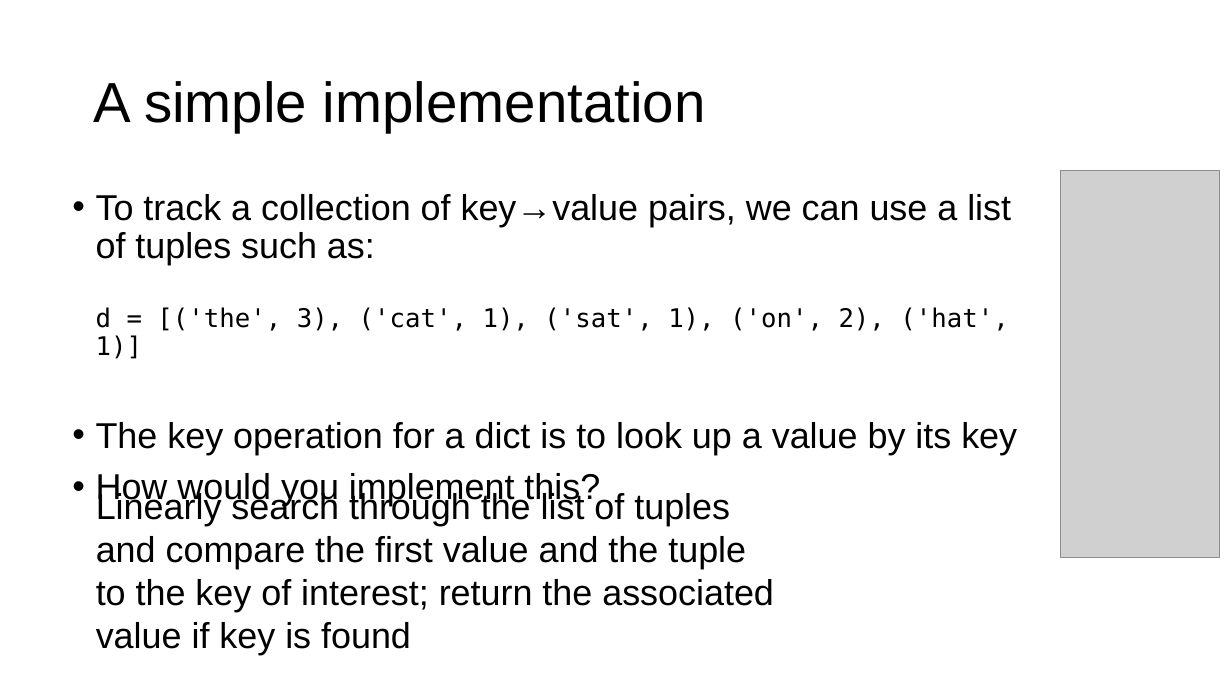
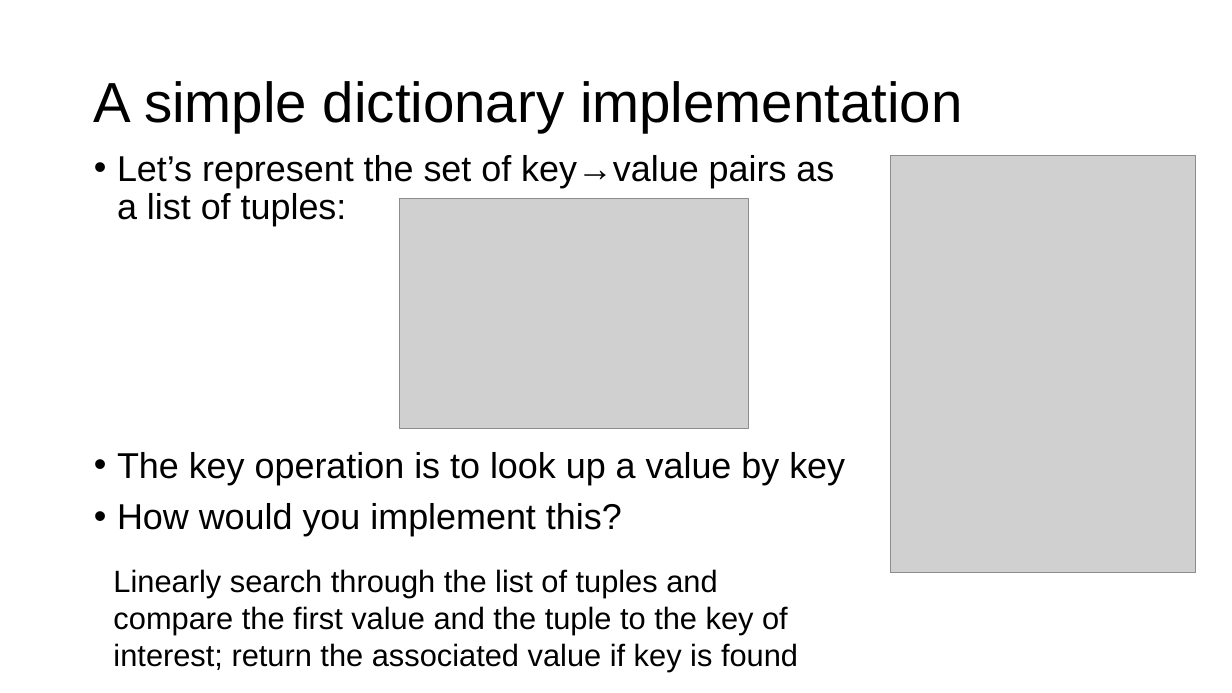
Before and after one commit to parrt/msds692, a slide deck: slide 19 of notes/hashtable.pptx (slide 7 before the commit). Drawn at 1232x693 pixels with LibreOffice and Linux fonts; fonts in the diff are those of the drawing; grey boxes stand for pictures; background and template pictures are left out. Boxes give left, top, right and bottom in pixels: in the first picture for what was removed or moved away, otherwise in the second. Text is boxed around its words. In the diff, an @@ line names an element or a change of style, - is before the commit and + after.

```diff
--- a/notes/hashtable.pptx
+++ b/notes/hashtable.pptx
@@ title at [94,81,963,132]: text changed @@
-A simple implementation
+A simple dictionary implementation
@@ text "Let’s represent the set of ...": place and size @@
-text "Let’s represent the set of ..." at [96,194,1017,506]
+text "Let’s represent the set of ..." at [117,155,845,536]
@@ text at [117,155,845,485]: text changed @@
-• To track a collection of key→value pairs, we can use a list of tuples such as:
-  d = [('the', 3), ('cat', 1), ('sat', 1), ('on', 2), ('hat', 1)]
-• The key operation for a dict is to look up a value by its key
+• Let’s represent the set of key→value pairs as a list of tuples:
+• The key operation is to look up a value by key
@@ picture added at [890,155,1196,572] @@
@@ picture removed at [1061,171,1220,557] @@
@@ picture added at [400,199,749,429] @@
@@ text "Linearly search through the list ...": place and size @@
-text "Linearly search through the list ..." at [96,491,774,655]
+text "Linearly search through the list ..." at [113,569,798,672]
@@ text "Linearly search through the list ..." at [113,569,798,672]: size 28 to 24 pt @@
```
Also in this commit, not shown: 2 other slides changed, 22 slides added, 2 slides removed, 3 other files.
